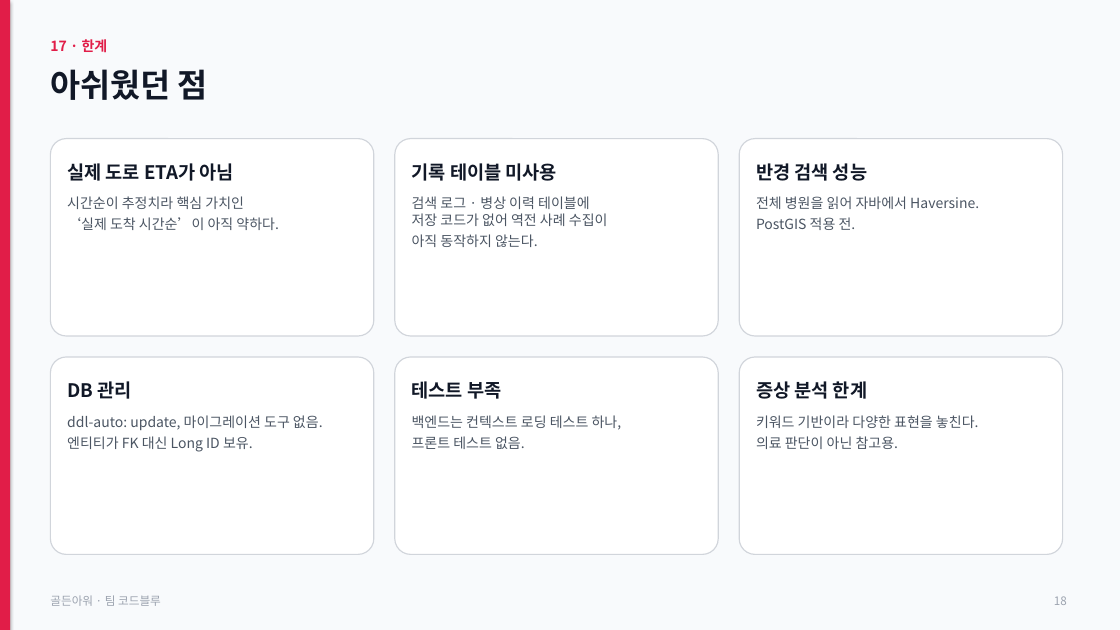
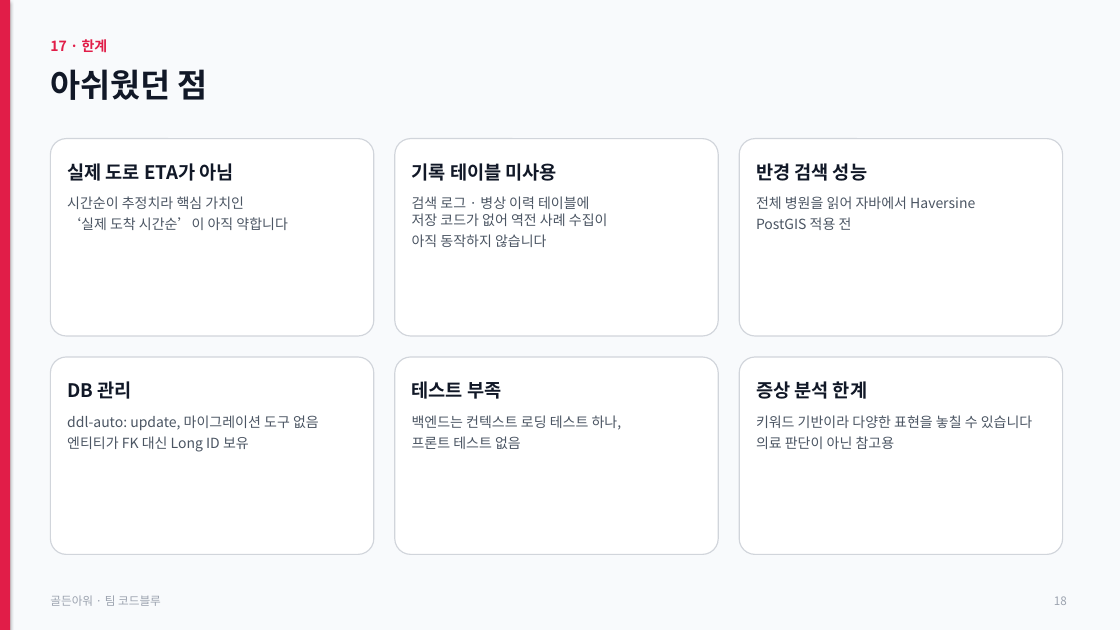
Before and after one commit to jhh1216/hourppt, a slide deck: slide 18 of golden-hour.pptx. Drawn at 1120x630 pixels with LibreOffice and Linux fonts; fonts in the diff are those of the drawing. Boxes give left, top, right and bottom in pixels: in the first picture for what was removed or moved away, otherwise in the second. Text is boxed around its words. In the diff, an @@ line names an element or a change of style, - is before the commit and + after.

```diff
--- a/golden-hour.pptx
+++ b/golden-hour.pptx
@@ text at bbox=[67, 196, 287, 230]: text changed @@
-시간순이 추정치라 핵심 가치인
-‘실제 도착 시간순’이 아직 약하다.
+시간순이 추정치라 핵심 가치인
+‘실제 도착 시간순’이 아직 약합니다
@@ text at bbox=[412, 196, 608, 247]: text changed @@
-검색 로그 · 병상 이력 테이블에
-저장 코드가 없어 역전 사례 수집이
-아직 동작하지 않는다.
+검색 로그 · 병상 이력 테이블에
+저장 코드가 없어 역전 사례 수집이
+아직 동작하지 않습니다
@@ text at bbox=[756, 196, 975, 230]: text changed @@
-전체 병원을 읽어 자바에서 Haversine.
-PostGIS 적용 전.
+전체 병원을 읽어 자바에서 Haversine
+PostGIS 적용 전
@@ text at bbox=[67, 415, 319, 452]: text changed @@
-ddl-auto: update, 마이그레이션 도구 없음.
-엔티티가 FK 대신 Long ID 보유.
+ddl-auto: update, 마이그레이션 도구 없음
+엔티티가 FK 대신 Long ID 보유
@@ text at bbox=[412, 415, 622, 449]: text changed @@
-백엔드는 컨텍스트 로딩 테스트 하나,
-프론트 테스트 없음.
+백엔드는 컨텍스트 로딩 테스트 하나,
+프론트 테스트 없음
@@ text at bbox=[756, 415, 1032, 449]: text changed @@
-키워드 기반이라 다양한 표현을 놓친다.
-의료 판단이 아닌 참고용.
+키워드 기반이라 다양한 표현을 놓칠 수 있습니다
+의료 판단이 아닌 참고용
```
Also in this commit, not shown: 12 other slides changed, 2 other files.
